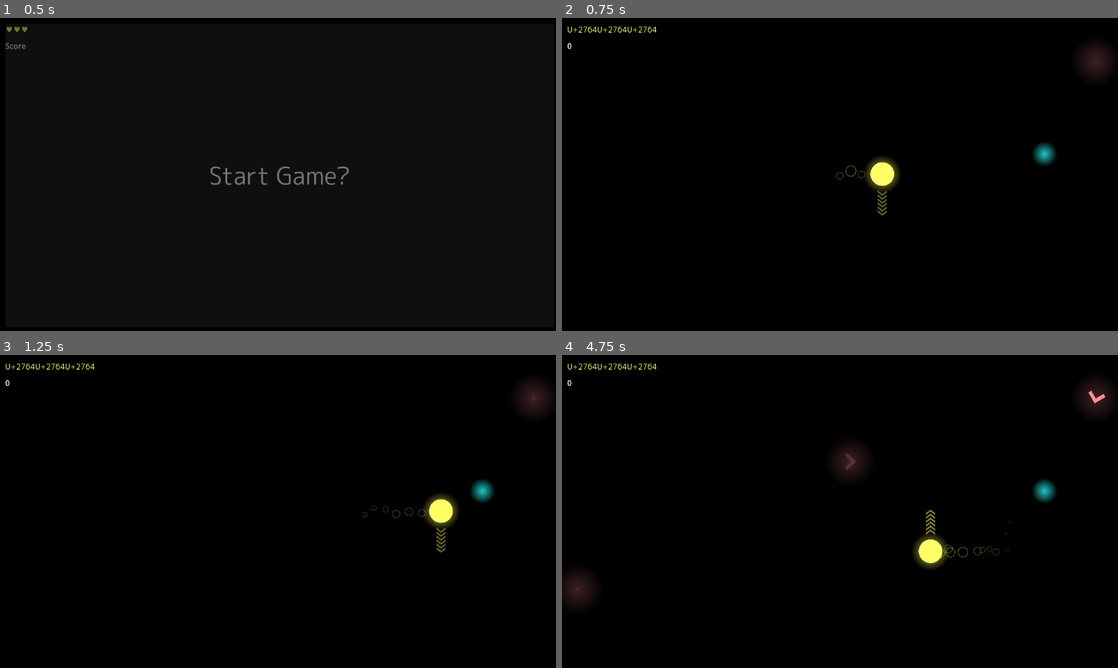
Above: before the commit, frames 1-4 (two rows, left to right).
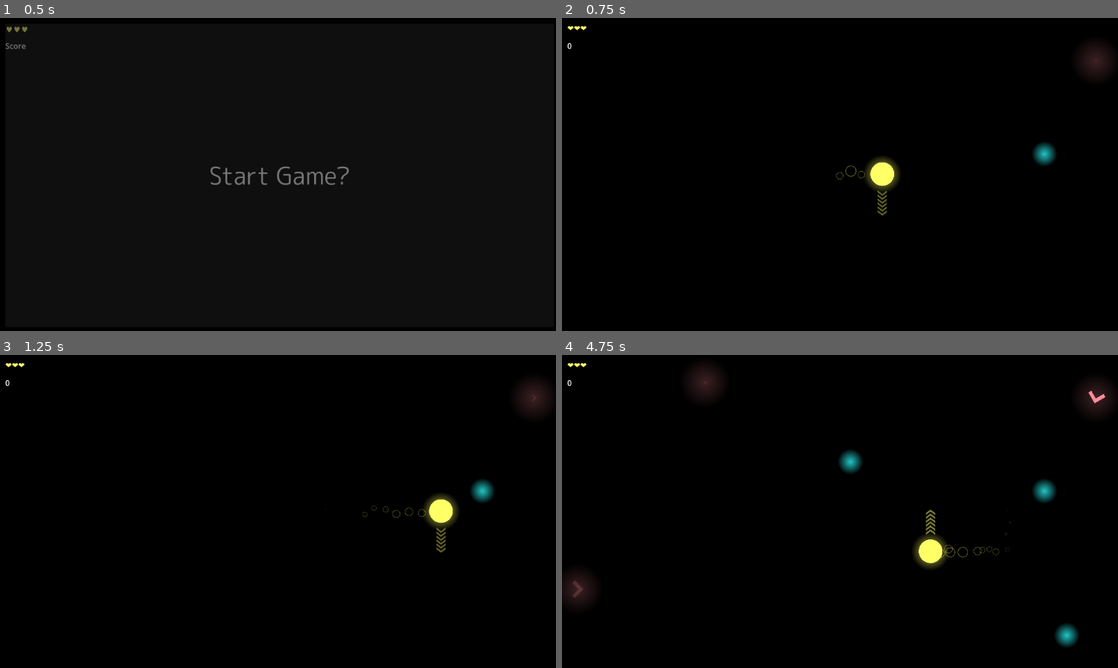
Above: after the commit, the same moments.

Repository: kickflip-games/ggj25
Game: Godot game, scene res://main.tscn
The game is run twice, just before and just after one commit, with the same random seed, the same clock (stepped at 60 frames per second) and the same inputs.
Inputs (mouse positions are in pixels of both pictures, inside the frame that each line leads up to):
- Up to frame 1 (0.5 s): no input
- Up to frame 2 (0.75 s): click (840, 174) at 0.5 s
- Up to frame 3 (1.25 s): no input
- Up to frame 4 (4.75 s): tap Enter at 1.25 s; move the mouse to (962, 495) at 1.27 s; click (962, 495) at 1.42 s; move the mouse to (728, 527) at 2.02 s; click (728, 527) at 2.17 s; move the mouse to (895, 442) at 2.77 s; click (895, 442) at 2.92 s; move the mouse to (812, 574) at 3.52 s; click (812, 574) at 3.67 s; move the mouse to (1006, 558) at 4.27 s; click (1006, 558) at 4.42 s

Frame 1 is identical in both runs. In frame 2, 0.2% of the frame differs, in the area x 1-17%, y 2-5%; in frame 3, 0.2%; in frame 4, 1.3%, in the area x 1-93%, y 2-94%.

Commit message:
add combo and powerup

Diff:
--- a/Entities/Enemy/enemy.gd
+++ b/Entities/Enemy/enemy.gd
@@ -85,9 +85,6 @@
 
 func init_arrow_enemy():
 	# rotate_and_shoot_in_random_direction
-
-
-	# set a random rotation for transform
 	rotation = randf_range(0, 2 * PI)
 	var tween = create_tween()
 	var spin_speed = 360
@@ -104,7 +101,7 @@
 
 func init_bouncer_enemy():
 	# point_and_start_bouncing
-	var tween = create_flash_tween()
+	var tween = Globals.create_flash_tween(sprite)
 	tween.finished.connect(
 		func():
 			rotation = [0, PI / 2, PI, 3 * PI / 2][randi() % 4]
@@ -112,14 +109,6 @@
 	)
 
 
-func create_flash_tween():
-	var tween = create_tween()
-		# Flash the sprite 3 times
-	for i in range(3):
-		# Fade out
-		tween.tween_property(sprite, "modulate:a", 0.2, 0.1)
-		tween.tween_property(sprite, "modulate:a", 1.0, 0.1)
-	return tween
 
 
 func die():
@@ -134,7 +123,7 @@
 
 	linear_velocity=Vector2.ZERO
 
-	var tween = create_flash_tween()
+	var tween = Globals.create_flash_tween(sprite)
 	# After flashing, fade away
 	tween.tween_property(sprite, "modulate:a", 0.0, 0.5)
 
--- a/Entities/Pickup/pipckup.gd
+++ b/Entities/Pickup/pipckup.gd
@@ -3,7 +3,6 @@
 
 
 @onready var sprite = $Sprite2D
-
 @onready var fx = $PickupFx
 
 signal collected
@@ -12,6 +11,7 @@
 	if body is Player:
 		fx.emitting = true
 		collected.emit()
+		body.increment_score()
 		$CollisionShape2D.set_deferred("disabled", true)
 		var tween = create_tween().set_parallel(true)
 		tween.tween_property(sprite, "scale", sprite.scale*2, 0.3)
--- /dev/null
+++ b/Entities/Player/PlayerScore/PlayerScore.tscn
@@ -0,0 +1,10 @@
+[gd_scene load_steps=2 format=3 uid="uid://basxc6kt5ohww"]
+
+[ext_resource type="Script" path="res://Entities/Player/PlayerScore/player_score.gd" id="1_tlw7b"]
+
+[node name="PlayerScore" type="Node2D"]
+script = ExtResource("1_tlw7b")
+
+[node name="ComboTimer" type="Timer" parent="."]
+
+[connection signal="timeout" from="ComboTimer" to="." method="_on_combo_timer_timeout"]
--- /dev/null
+++ b/Entities/Player/PlayerScore/player_score.gd
@@ -0,0 +1,46 @@
+extends Node2D
+@onready var _combo_timer:=$ComboTimer
+
+const COMBO_COOLDOWN = 2.0
+
+var _counts:int = 0
+var _score:int = 0
+var _ui:PlayerUi
+
+var _combo_multiplier = 1
+var _combo_threshold = 5
+var _combo_active = false
+
+
+signal powerup_ready
+
+
+func reset(ui:PlayerUi):
+	_counts = 0
+	_score = 0
+	_ui=ui
+
+
+func increment():
+	_counts += 1
+	_score += 1* _combo_multiplier
+	_ui.update_score(_score)
+	_combo_timer.start(COMBO_COOLDOWN)  # Reset timer to 2 seconds for each pickup
+
+
+
+	if _combo_active:
+			_combo_multiplier += 1
+	else:
+		_combo_multiplier = 1
+		_combo_active = true
+	print("Score: %d, Combo Multiplier: %d" % [_score, _combo_multiplier])
+
+	if _counts % 5 == 0:
+		print("Powerup ready")
+		powerup_ready.emit()
+
+func _on_combo_timer_timeout():
+	_combo_active = false
+	_combo_multiplier = 1
+	print("Combo ended")
--- a/Entities/Player/player.gd
+++ b/Entities/Player/player.gd
@@ -1,16 +1,19 @@
 class_name Player
 extends CharacterBody2D
 
-const MAX_HP = 3
+const POWERUP_TIME = 3.0
+const BASE_SPEED = 500.0
+const POWERUP_SPEED_FACTOR = 2
 
-@export var SPEED: float = 500.0
 @export var damage_cooldown_time:float = 1
-
 @onready var collision_shape:= $CollisionShape2D
 @onready var sprite:=$Sprite2D
+@onready var score_manager:=$Score
+@onready var powerup_timer:=$PowerupTimer
+
+
 
 signal player_died
-signal player_taken_damage
 
 var Direction = {
 	0: Vector2(1, 0), # Right
@@ -20,12 +23,16 @@
 	-1: Vector2.ZERO
 }
 var curr_dir: int # Current direction
-var hp:int = MAX_HP
+var hp:int
+var _speed:int
+
+
 var _can_take_damage:bool=true
 var _init_sprite_scale:Vector2
 
 var _next_dir:int
 var arrow_tween:Tween
+var ui:PlayerUi
 
 
 
@@ -34,16 +41,19 @@
 	hide()
 	_init_sprite_scale = sprite.scale
 
-func start(pos):
+func start(pos:Vector2, player_ui:PlayerUi):
 	position = pos
 	collision_shape.disabled = false
 	set_process_input(true)
 	set_physics_process(true)
 	sprite.modulate.a = 1
 	sprite.scale = _init_sprite_scale
-	hp=MAX_HP
+	hp=Globals.MAX_HP
+	score_manager.reset(player_ui)
 	_can_take_damage=true
-
+	ui = player_ui
+	ui.reset()
+	_speed = BASE_SPEED
 	show()
 
 
@@ -69,7 +79,7 @@
 		start_arrow_tween($Arrows/Up)
 
 func _physics_process(delta):
-	velocity = Direction[curr_dir] * SPEED
+	velocity = Direction[curr_dir] * _speed
 
 	# Handle bouncing off the screen edge
 	var collision = move_and_collide(velocity * delta)
@@ -95,25 +105,17 @@
 		$HurtFx.emitting = true
 		_can_take_damage = false
 		hp -= 1
-		player_taken_damage.emit(hp)
+		ui.update_health(hp)
 		if hp <= 0:
 			die()
 		else:
-			var tween = create_flash_tween()
+			var tween = Globals.create_flash_tween(sprite)
 			tween.finished.connect(
 				func():
 					_can_take_damage = true
 					sprite.modulate.a = 1
 					)
 
-
-func create_flash_tween():
-	var tween = create_tween()
-	for i in range(3):
-		# Fade out
-		tween.tween_property(sprite, "modulate:a", 0.05, 0.2)
-		tween.tween_property(sprite, "modulate:a", 0.8, 0.2)
-	return tween
 
 
 
@@ -124,7 +126,7 @@
 	collision_shape.call_deferred("set_disabled", true)
 
 	# Create a new Tween
-	var tween = create_flash_tween()
+	var tween = Globals.create_flash_tween(sprite)
 	# After flashing, fade away
 	tween.tween_property(sprite, "modulate:a", 0.0, 0.5)
 
@@ -140,4 +142,18 @@
 
 
 
-	# restart
+func increment_score():
+	score_manager.increment()
+
+
+func _on_score_powerup_ready():
+	powerup_timer.start(POWERUP_TIME)
+	_speed = BASE_SPEED * POWERUP_SPEED_FACTOR
+	_can_take_damage = false
+	sprite.modulate = Color.DARK_BLUE
+
+
+func _on_powerup_timer_timeout():
+	_speed = BASE_SPEED
+	_can_take_damage = true
+	sprite.modulate = Color.GOLD
--- a/Entities/Player/player.tscn
+++ b/Entities/Player/player.tscn
@@ -6,6 +6,7 @@
 [ext_resource type="Texture2D" uid="uid://blxyd8puy6pya" path="res://Art/arrows.png" id="3_mp8oq"]
 [ext_resource type="PackedScene" uid="uid://cme3w2rlx4n1p" path="res://Entities/Player/BubbleTrail.tscn" id="5_x6a5d"]
 [ext_resource type="PackedScene" uid="uid://bmmkhdnftp0hq" path="res://Entities/Player/HurtFx.tscn" id="6_v4asd"]
+[ext_resource type="PackedScene" uid="uid://basxc6kt5ohww" path="res://Entities/Player/PlayerScore/PlayerScore.tscn" id="7_8w2s6"]
 
 [sub_resource type="CircleShape2D" id="CircleShape2D_gb1tc"]
 radius = 4.04475
@@ -64,3 +65,10 @@
 emitting = false
 lifetime = 0.5
 one_shot = true
+
+[node name="Score" parent="." instance=ExtResource("7_8w2s6")]
+
+[node name="PowerupTimer" type="Timer" parent="."]
+
+[connection signal="powerup_ready" from="Score" to="." method="_on_score_powerup_ready"]
+[connection signal="timeout" from="PowerupTimer" to="." method="_on_powerup_timer_timeout"]
--- a/HUD/HUD.tscn
+++ b/HUD/HUD.tscn
@@ -2,7 +2,7 @@
 
 [ext_resource type="Script" path="res://HUD/hud.gd" id="1_h3xh4"]
 [ext_resource type="LabelSettings" uid="uid://cl75yjfkakdb8" path="res://HUD/large_text.tres" id="2_kpn8b"]
-[ext_resource type="LabelSettings" uid="uid://bha0we0d6smco" path="res://HUD/small_text.tres" id="2_xul33"]
+[ext_resource type="PackedScene" uid="uid://bgo5kx0jbt04d" path="res://HUD/player_ui/player_ui.tscn" id="2_pcubi"]
 
 [node name="Hud" type="Control"]
 layout_mode = 3
@@ -22,25 +22,8 @@
 theme_override_constants/margin_right = 10
 theme_override_constants/margin_bottom = 10
 
-[node name="VBoxContainer" type="VBoxContainer" parent="MarginContainer"]
+[node name="PlayerUi" parent="MarginContainer" instance=ExtResource("2_pcubi")]
 layout_mode = 2
-size_flags_horizontal = 0
-size_flags_vertical = 0
-
-[node name="HealthLabel" type="Label" parent="MarginContainer/VBoxContainer"]
-custom_minimum_size = Vector2(30, 30)
-layout_mode = 2
-size_flags_horizontal = 0
-size_flags_vertical = 8
-text = "♥♥♥"
-label_settings = ExtResource("2_xul33")
-
-[node name="ScoreLabel" type="Label" parent="MarginContainer/VBoxContainer"]
-custom_minimum_size = Vector2(30, 30)
-layout_mode = 2
-size_flags_horizontal = 0
-size_flags_vertical = 0
-text = "Score"
 
 [node name="GameText" type="Label" parent="MarginContainer"]
 layout_mode = 2
--- a/HUD/hud.gd
+++ b/HUD/hud.gd
@@ -1,22 +1,12 @@
 extends Control
 
 @onready var game_text:= $MarginContainer/GameText
-@onready var score_text:= $MarginContainer/VBoxContainer/ScoreLabel
-@onready var health_text:= $MarginContainer/VBoxContainer/HealthLabel
 @onready var start_button:= $MarginContainer/MarginContainer/StartGameButton
+@onready var player_ui:=$MarginContainer/PlayerUi
 
-const HEART_CHAR = 'U+2764'
-const EMPTY_HEART_CHAR = 'U+2661'
-const MAX_HP = 3
 
 signal start_game
 
-func update_score(score):
-	score_text.text = str(score)
-
-func update_health(health):
-	var hearts_display = HEART_CHAR.repeat(health) + EMPTY_HEART_CHAR.repeat(MAX_HP - health)
-	health_text.text = hearts_display
 
 func show_game_over():
 	_show_message("Game Over")
@@ -35,7 +25,6 @@
 func _on_start_game_button_pressed():
 	start_button.hide()
 	game_text.hide()
-	update_health(MAX_HP)
-	update_score(0)
+	player_ui.reset()
 	print_debug("Start game pressed")
 	start_game.emit()
--- /dev/null
+++ b/HUD/player_ui/player_ui.gd
@@ -0,0 +1,20 @@
+class_name PlayerUi
+extends VBoxContainer
+
+
+
+const HEART_CHAR = '\u2764'
+const EMPTY_HEART_CHAR = '\u2661'
+
+
+func reset():
+	update_score(0)
+	update_health(Globals.MAX_HP)
+
+
+func update_score(score:int):
+	$ScoreLabel.text = str(score)
+
+func update_health(health):
+	var hearts_display = HEART_CHAR.repeat(health) + EMPTY_HEART_CHAR.repeat(Globals.MAX_HP - health)
+	$HealthLabel.text = hearts_display
--- /dev/null
+++ b/HUD/player_ui/player_ui.tscn
@@ -0,0 +1,24 @@
+[gd_scene load_steps=3 format=3 uid="uid://bgo5kx0jbt04d"]
+
+[ext_resource type="Script" path="res://HUD/player_ui/player_ui.gd" id="1_istvb"]
+[ext_resource type="LabelSettings" uid="uid://bha0we0d6smco" path="res://HUD/small_text.tres" id="1_shjn0"]
+
+[node name="PlayerUi" type="VBoxContainer"]
+size_flags_horizontal = 0
+size_flags_vertical = 0
+script = ExtResource("1_istvb")
+
+[node name="HealthLabel" type="Label" parent="."]
+custom_minimum_size = Vector2(30, 30)
+layout_mode = 2
+size_flags_horizontal = 0
+size_flags_vertical = 8
+text = "♥♥♥"
+label_settings = ExtResource("1_shjn0")
+
+[node name="ScoreLabel" type="Label" parent="."]
+custom_minimum_size = Vector2(30, 30)
+layout_mode = 2
+size_flags_horizontal = 0
+size_flags_vertical = 0
+text = "Score"
--- /dev/null
+++ b/HUD/powerup_bar/powerup_bar.gd
@@ -0,0 +1,16 @@
+extends TextureProgressBar
+
+
+var charge = 0
+var max_charge = 10
+
+signal powerup_charged
+
+func increase_charge(amount:int):
+	charge += amount
+	if charge >= max_charge:
+		powerup_charged.emit()
+		charge = 0  # Reset charge after triggering powerup
+
+func reset_bar():
+	charge = 0
--- /dev/null
+++ b/HUD/powerup_bar/powerup_bar.tscn
@@ -0,0 +1,6 @@
+[gd_scene load_steps=2 format=3 uid="uid://dq2d5itmp2p1r"]
+
+[ext_resource type="Script" path="res://HUD/powerup_bar/powerup_bar.gd" id="1_7ss3l"]
+
+[node name="PowerupBar" type="TextureProgressBar"]
+script = ExtResource("1_7ss3l")
--- a/Spawner/spawner.gd
+++ b/Spawner/spawner.gd
@@ -14,7 +14,6 @@
 # waves can be something like (5 static enemies, 1 second apart), (2 static, 2 arrow enemies, 0 seconds apart)
 # etc...
 
-signal increment_score
 
 
 var _active_pickups: Array[Node2D] = []
@@ -72,14 +71,8 @@
 		current_list.append(_instance)
 		_instance.tree_exiting.connect(_on_instance_removed.bind(_instance, current_list))
 
-		if _instance is Pickup:
-			_instance.collected.connect(_on_pickup_colleceted)
 
 		#print("Pickup spawned! Total: ", _active_pickups.size(), " Position: ", pickup_instance.position)
 
 func _on_instance_removed(instance: Node2D,scene_list:Array[Node2D]) -> void:
 	scene_list.erase(instance)
-
-
-func _on_pickup_colleceted():
-	increment_score.emit()
--- /dev/null
+++ b/globals.gd
@@ -0,0 +1,14 @@
+extends Node
+
+
+
+const  MAX_HP:int = 3
+
+
+
+func create_flash_tween(sprite:Sprite2D):
+	var tween = create_tween()
+	for i in range(3):
+		tween.tween_property(sprite, "modulate:a", 0.2, 0.1)
+		tween.tween_property(sprite, "modulate:a", 1.0, 0.1)
+	return tween
--- a/main.gd
+++ b/main.gd
@@ -3,10 +3,6 @@
 @onready var player:=$Player
 @onready var spawner:=$Spawner
 @onready var hud:=$Hud
-
-var score = 0
-
-
 
 
 func game_over():
@@ -16,8 +12,7 @@
 func new_game():
 	# clear any already present mobs
 	get_tree().call_group("mobs", "queue_free")
-	score = 0
-	player.start($StartPositionMarker.position)
+	player.start($StartPositionMarker.position, hud.player_ui)
 	spawner.start()
 
 func _on_hud_start_game():
@@ -26,13 +21,3 @@
 
 func _on_player_player_died():
 	game_over()
-
-
-func _on_player_player_taken_damage(hp:int):
-	hud.update_health(hp)
-
-
-
-func _on_spawner_increment_score():
-	score += 1
-	hud.update_score(score)
--- a/main.tscn
+++ b/main.tscn
@@ -71,8 +71,6 @@
 [node name="Spawner" parent="." instance=ExtResource("3_a5gx5")]
 show_behind_parent = true
 top_level = true
-max_pickups = 1
-max_enemies = 5
 
 [node name="CollisionShape2D" parent="Spawner" index="0"]
 position = Vector2(570.5, 316)
@@ -81,8 +79,6 @@
 [node name="Hud" parent="." instance=ExtResource("4_4td82")]
 
 [connection signal="player_died" from="Player" to="." method="_on_player_player_died"]
-[connection signal="player_taken_damage" from="Player" to="." method="_on_player_player_taken_damage"]
-[connection signal="increment_score" from="Spawner" to="." method="_on_spawner_increment_score"]
 [connection signal="start_game" from="Hud" to="." method="_on_hud_start_game"]
 
 [editable path="Spawner"]
--- a/project.godot
+++ b/project.godot
@@ -14,6 +14,10 @@
 config/version="4.3"
 run/main_scene="res://main.tscn"
 config/features=PackedStringArray("4.3", "GL Compatibility")
+
+[autoload]
+
+Globals="*res://globals.gd"
 
 [display]
 
Not shown: 1 places in Entities/Player/player.tscn that only renumber resources
